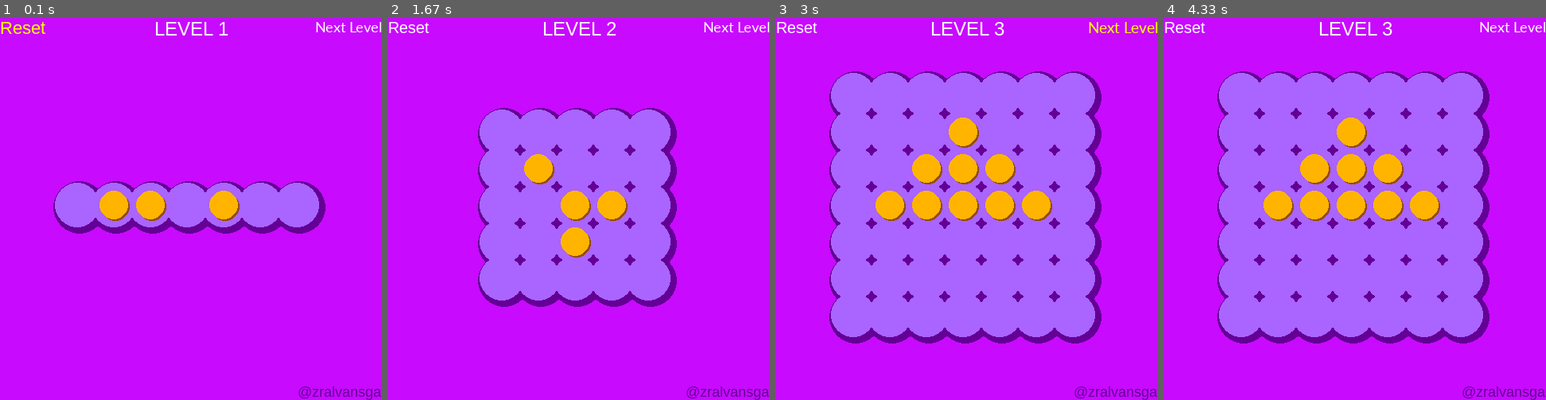
Above: before the commit, frames 1-4 (left to right).
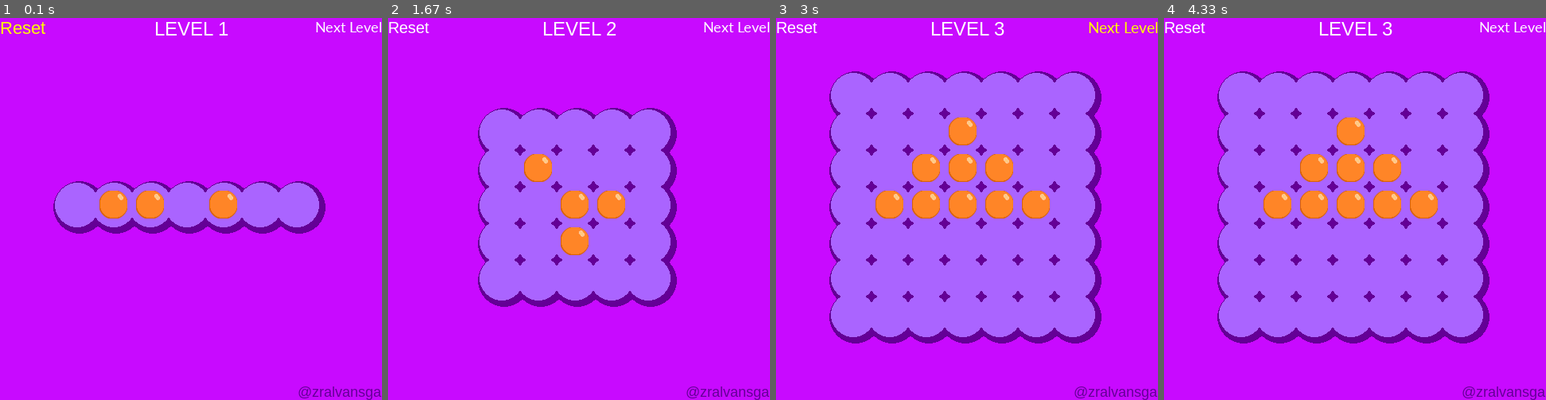
Above: after the commit, the same moments.

Repository: alvansga/my-py-game
Game: pygame game, started from Marbles/main.py
Two runs of this game, one before a commit and one after it. Both use one fixed random seed, a clock stepped at 60 frames per second and the inputs below.
Inputs (mouse positions are in pixels of both pictures, inside the frame that each line leads up to):
- Up to frame 1 (0.1 s): no input
- Up to frame 2 (1.67 s): click "Next Level" at 0.38 s; press the mouse at (502, 205) at 0.7 s; move the mouse to (556, 247) at 0.8 s; release the mouse at (609, 289) at 0.93 s
- Up to frame 3 (3 s): click (921, 155) at 2.05 s; press the mouse at (921, 155) at 2.37 s; move the mouse to (932, 140) at 2.47 s; release the mouse at (944, 124) at 2.6 s; click "Next Level" at 2.72 s
- Up to frame 4 (4.33 s): press the mouse at (1278, 94) at 3.03 s; move the mouse to (1374, 197) at 3.13 s; release the mouse at (1473, 300) at 3.27 s

The runs differ from the first frame. In frame 1, 1.5% of the frame differs, in the area x 26-63%, y 45-54%; in frame 2, 2.0%; in frame 3, 4.6%, in the area x 26-73%, y 26-54%; in frame 4, 4.6%.

Commit message:
add marbles.png

Diff:
--- a/Marbles/main.py
+++ b/Marbles/main.py
@@ -92,10 +92,13 @@
     marbles = setLevel(level)
 
     while True:
+
+
         mouseklik = False
         mouserelease = False
         gambarBG(level)
         refreshMarble(marbles)
+
 
         for event in pygame.event.get():
             if event.type == QUIT or (event.type == KEYUP and event.key == K_ESCAPE):
@@ -179,13 +182,17 @@
 def gambarObjek(bentuk,boxx,boxy):
     left,top = lefttopkoordinatbox(boxx,boxy)
     if bentuk == MARBLE:
-        pygame.draw.circle(DISPLAYSURF,MARBLECOLOR2,(left+JARI2MARBLE+2,top+JARI2MARBLE+2),JARI2MARBLE)
-        pygame.draw.circle(DISPLAYSURF,MARBLECOLOR,(left+JARI2MARBLE,top+JARI2MARBLE),JARI2MARBLE)
+        marble = pygame.image.load("resource/marbles.png")
+        DISPLAYSURF.blit(marble,(left,top))
+        # pygame.draw.circle(DISPLAYSURF,MARBLECOLOR2,(left+JARI2MARBLE+2,top+JARI2MARBLE+2),JARI2MARBLE)
+        # pygame.draw.circle(DISPLAYSURF,MARBLECOLOR,(left+JARI2MARBLE,top+JARI2MARBLE),JARI2MARBLE)
     elif bentuk == RING:
         pygame.draw.circle(DISPLAYSURF,RINGCOLOR,(left+JARI2MARBLE,top+JARI2MARBLE),JARI2MARBLE+3,3)
     elif bentuk == CURMARBLE:
-        pygame.draw.circle(DISPLAYSURF,MARBLECOLOR2,(boxx+2,boxy+2),JARI2MARBLE)
-        pygame.draw.circle(DISPLAYSURF,MARBLECOLOR,(boxx,boxy),JARI2MARBLE)
+        marble = pygame.image.load("resource/marbles.png")
+        DISPLAYSURF.blit(marble,(boxx-17,boxy-17))
+        # pygame.draw.circle(DISPLAYSURF,MARBLECOLOR2,(boxx+2,boxy+2),JARI2MARBLE)
+        # pygame.draw.circle(DISPLAYSURF,MARBLECOLOR,(boxx,boxy),JARI2MARBLE)
 
 def sentuhMarble(x,y):
     for boxx in range(LEBARPAPAN):
Binary file added: Marbles/resource/marbles.png
